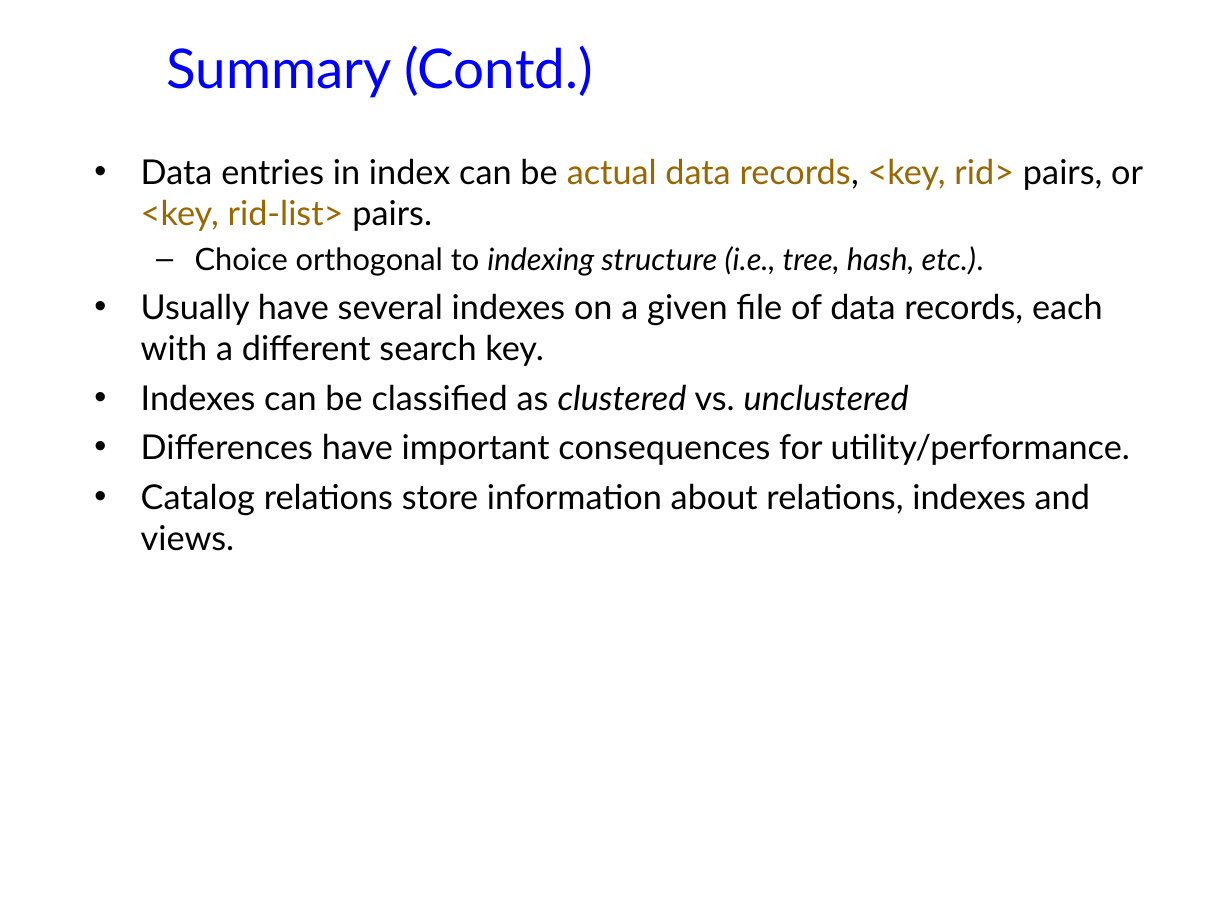
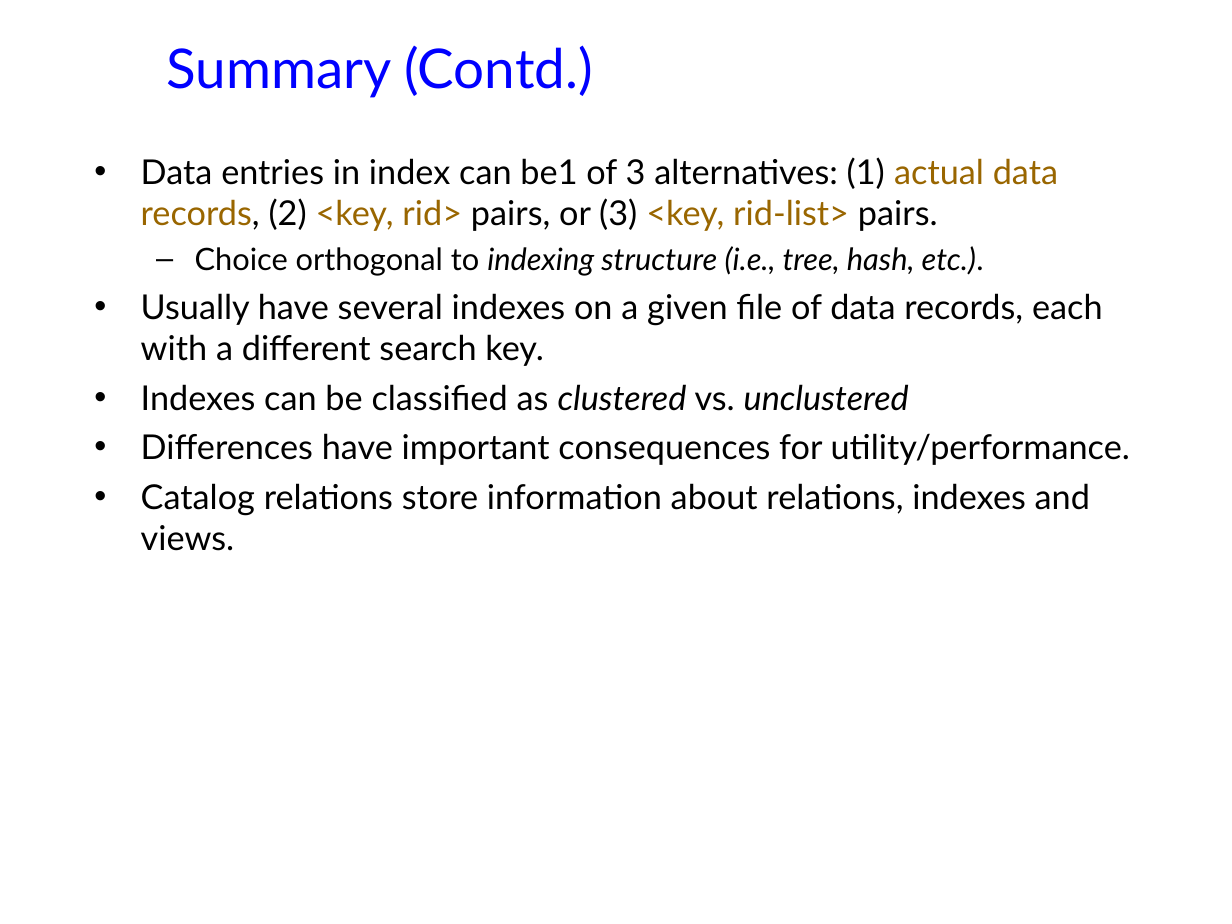
Before and after one commit to jhellerstein/cs186-09, a slide deck: slide 25 of lecs/05-FilesIndexes.ppt. Drawn at 1232x924 pixels with LibreOffice and Linux fonts; fonts in the diff are those of the drawing; background and template pictures are left out. Boxes give left, top, right and bottom in pixels: in the first picture for what was removed or moved away, otherwise in the second. Text is boxed around its words. In the diff, an @@ line names an element or a change of style, - is before the commit and + after.

```diff
--- a/lecs/05-FilesIndexes.ppt
+++ b/lecs/05-FilesIndexes.ppt
@@ text at (x1=141, y1=157, x2=1058, y2=231): text changed; text colour #996600 to #000000 @@
-• Data entries in index can be actual data records, <key, rid> pairs, or <key, rid-list> pairs.
+• Data entries in index can be1 of 3 alternatives: (1) actual data records, (2) <key, rid> pairs, or (3) <key, rid-list> pairs.
```
Also in this commit, not shown: 9 other slides changed, 1 other file.
